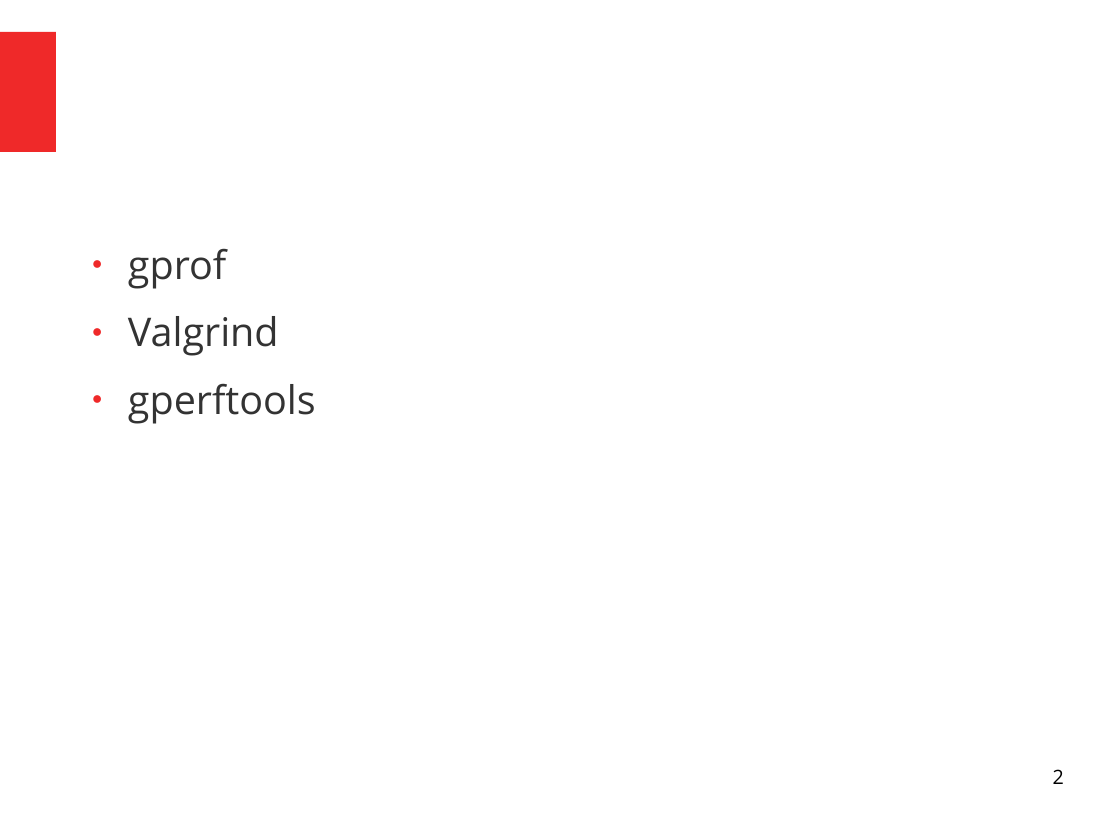
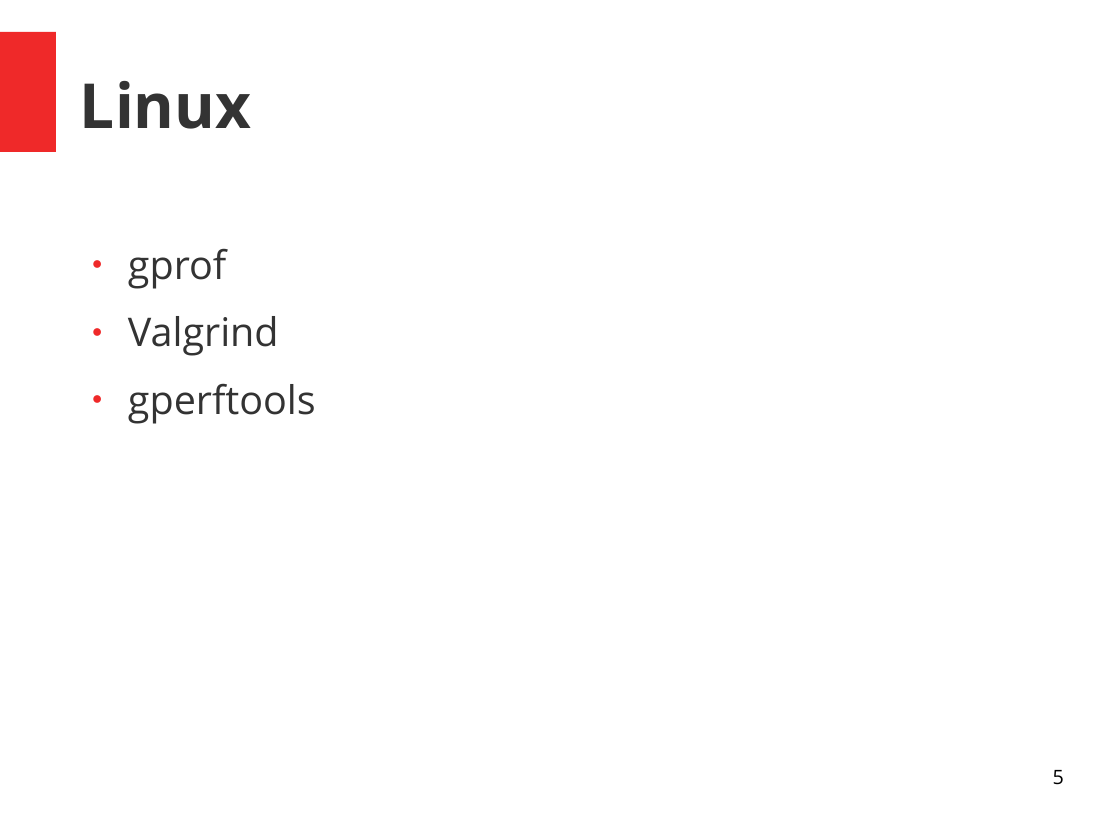
Before and after one commit to zamazan4ik/ConfsANDProps, a slide deck: slide 5 of Conferences/Corehard_2018_spring/cpp_profilers.odp (slide 2 before the commit). Drawn at 1120x840 pixels with LibreOffice and Linux fonts; fonts in the diff are those of the drawing. Boxes give left, top, right and bottom in pixels: in the first picture for what was removed or moved away, otherwise in the second. Text is boxed around its words. In the diff, an @@ line names an element or a change of style, - is before the commit and + after.

```diff
--- a/Conferences/Corehard_2018_spring/cpp_profilers.odp
+++ b/Conferences/Corehard_2018_spring/cpp_profilers.odp
@@ title added at [80, 81, 251, 129], 44 pt, text #333333, bold @@
+Linux
@@ page number at [1053, 770, 1064, 785]: text changed @@
-2
+5
```
Also in this commit, not shown: 2 other slides changed, 6 slides added, 1 slide removed, 1 other file.
